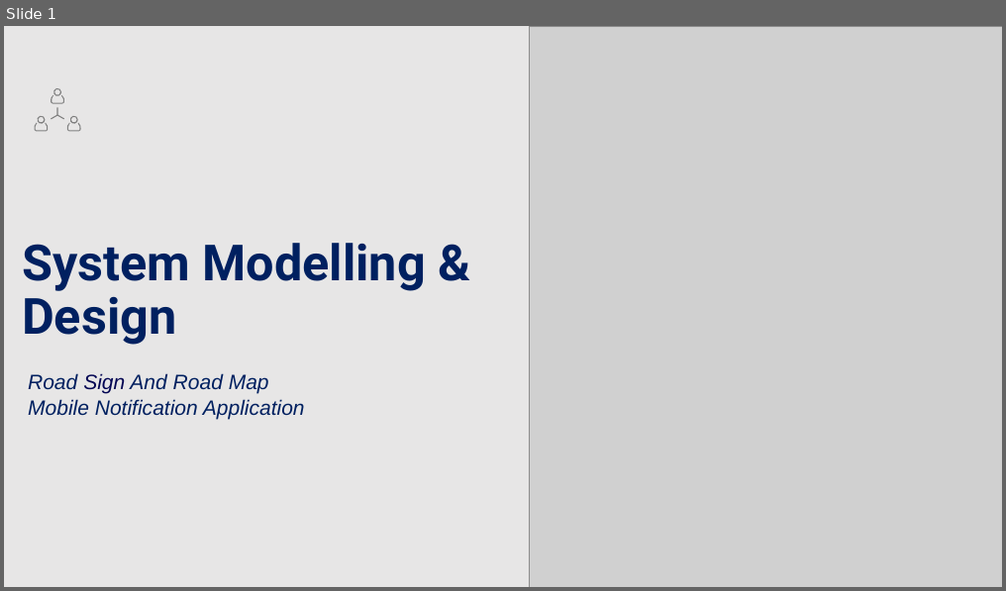
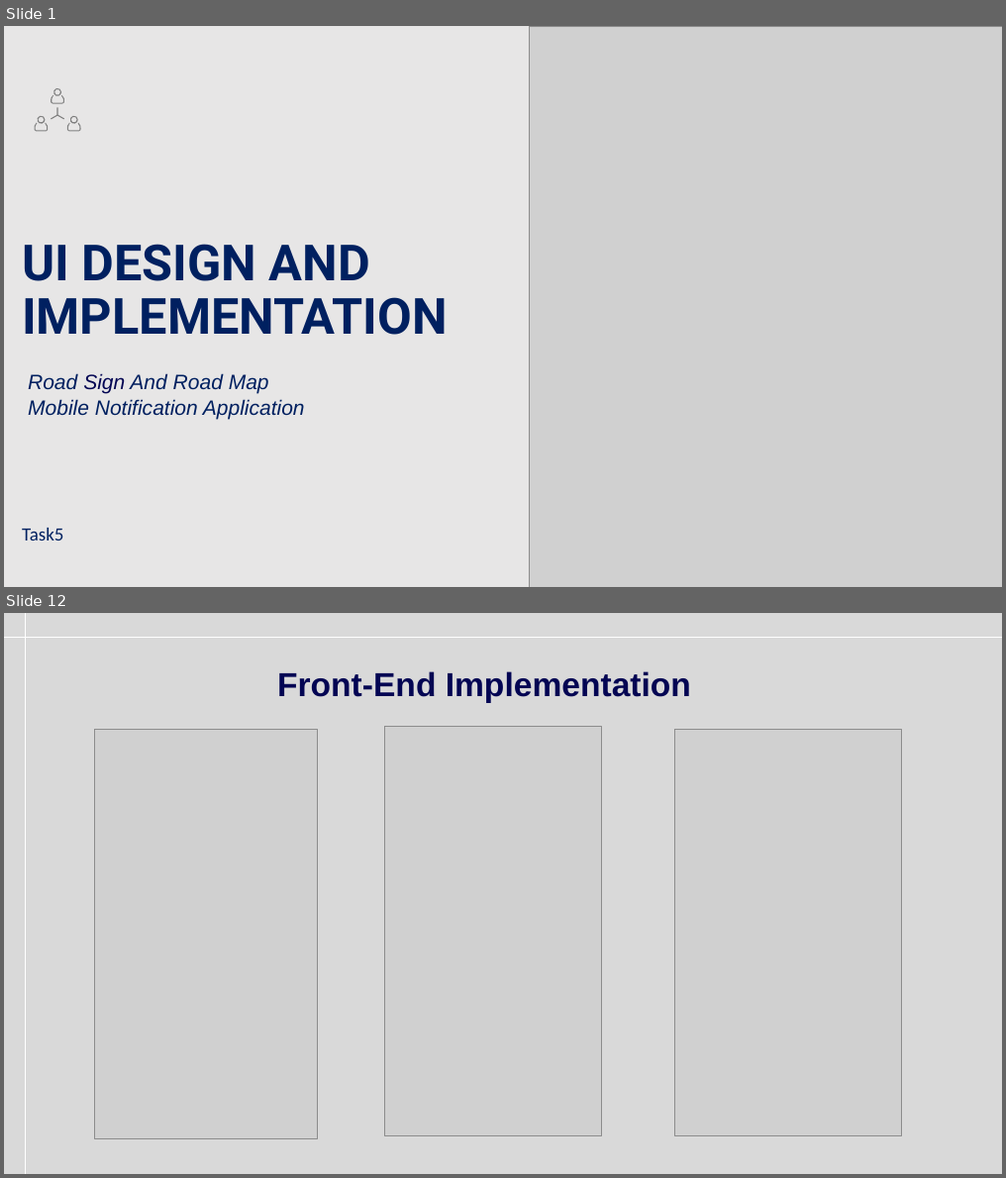
Before and after one commit to Thierry5610/CEF-440-Group-5, a slide deck: Task 4/Task 4.pptx. Shown one above the other, each under a label of ours: slide 1 before the commit, slides 1 and 12 after it; the slides between them are not shown. The pictures are 1006x591 and 1006x1178 pixels, drawn with LibreOffice and Linux fonts; fonts in the diff are those of the drawing; grey boxes stand for pictures. Boxes give left, top, right and bottom in pixels: in the first picture for what was removed or moved away, otherwise in the second. Text is boxed around its words. In the diff, an @@ line names an element or a change of style, - is before the commit and + after.

Commit message:
Updated Task 3, Task 4, and Task 5 presentations

```diff
--- a/Task 4/Task 4.pptx
+++ b/Task 4/Task 4.pptx
@@ slide 12 added at (4, 613, 1002, 1174), background #D9D9D9 @@
@@ line added from (4, 637) to (1002, 637), #FFFFFF 0.5 pt @@
@@ line added from (25, 613) to (25, 1174), #FFFFFF 0.5 pt @@
@@ title added at (277, 671, 691, 703), 32 pt, text #030553, bold @@
+Front-End Implementation
@@ picture added at (94, 730, 318, 1140) @@
@@ picture added at (385, 727, 601, 1137) @@
@@ picture added at (675, 730, 902, 1137) @@
@@ slide 1 changed as well @@
@@ title at (22, 244, 447, 335): text changed @@
-System Modelling & Design
+UI DESIGN AND IMPLEMENTATION
@@ text added at (22, 528, 63, 541), 18 pt, text #002060 @@
+Task5
```
Also in this commit, not shown: 3 other slides changed, 12 other slides added, 20 slides removed, 4 other files.
